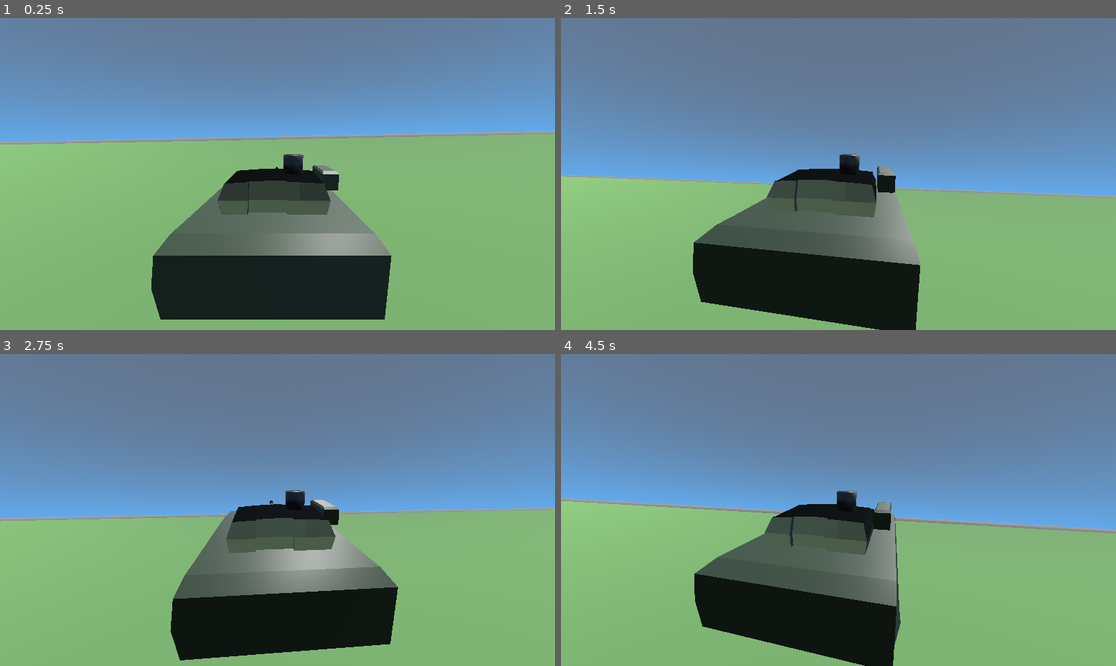
Above: before the commit, frames 1-4 (two rows, left to right).
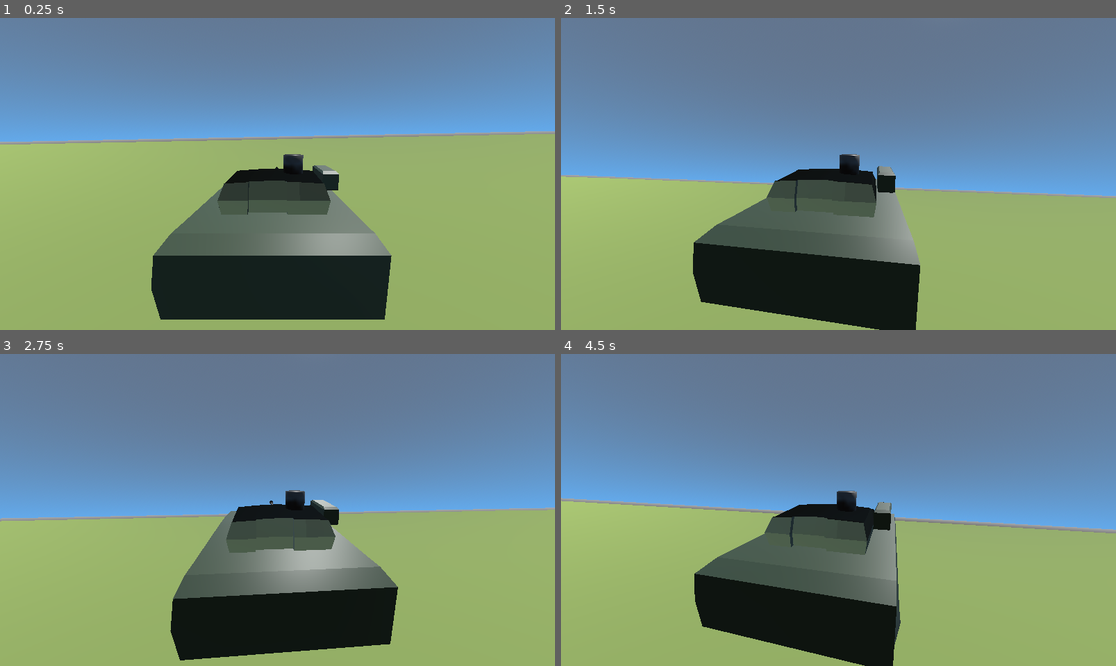
Above: after the commit, the same moments.

Repository: SzymonM06/TechQuest2026_ZSTStrzyzow
Game: Godot game, scene res://level.tscn
Same seed, same stepped clock (60 frames per second), same inputs: the game is played once before the commit and once after it.
Inputs (mouse positions are in pixels of both pictures, inside the frame that each line leads up to):
- Up to frame 1 (0.25 s): no input
- Up to frame 2 (1.5 s): tap Enter (ui_accept) at 0.5, 0.77 s; move the mouse to (866, 174) at 0.52 s; hold W (forward) from 0.53 s (still down); move the mouse to (810, 174) at 1.27 s
- Up to frame 3 (2.75 s): keep holding W (forward); tap Enter (ui_accept) at 1.52 s; move the mouse to (288, 503) at 2.02 s
- Up to frame 4 (4.5 s): keep holding W (forward); move the mouse to (832, 516) at 2.77 s; tap Enter (ui_accept) at 3.02, 3.5, 3.77, 4.25 s; move the mouse to (877, 513) at 3.52 s; move the mouse to (794, 506) at 4.27 s

The runs differ from the first frame. In frame 1, 0.7% of the frame differs, in the area x 0-16%, y 40-58%; in frame 2, 1.8%, in the area x 0-25%, y 50-74%; in frame 3, less than 0.1%; in frame 4, 1.6%.
Error in both runs: Invalid assignment of property or key 'friction_slip' with value of type 'float' on a base object of type 'VehicleWheel3D'. (res://player.gd:16)

Commit message:
Mountain

Diff:
--- a/level.tscn
+++ b/level.tscn
@@ -7,6 +7,7 @@
 [ext_resource type="PackedScene" uid="uid://cb50jw01vo3w" path="res://assets/christmas_tree.glb" id="4_n6hdu"]
 [ext_resource type="PackedScene" uid="uid://d35ahncylxcf4" path="res://assets/two_tree.glb" id="5_km5ld"]
 [ext_resource type="PackedScene" uid="uid://brgk82ntjfnpt" path="res://assets/small_tree.glb" id="7_i2t4f"]
+[ext_resource type="PackedScene" uid="uid://bspvd7nph08lg" path="res://assets/mountain.glb" id="8_km5ld"]
 
 [sub_resource type="ProceduralSkyMaterial" id="ProceduralSkyMaterial_8cye3"]
 sky_horizon_color = Color(0.3882353, 0.6627451, 0.91764706, 1)
@@ -20,7 +21,7 @@
 ambient_light_color = Color(0.28214076, 0.5424279, 0.92932516, 1)
 
 [sub_resource type="StandardMaterial3D" id="StandardMaterial3D_f2txt"]
-albedo_color = Color(0.5018574, 0.709876, 0.41663358, 1)
+albedo_color = Color(0.5989445, 0.68997216, 0.36344913, 1)
 
 [sub_resource type="BoxMesh" id="BoxMesh_vonw3"]
 material = SubResource("StandardMaterial3D_f2txt")
@@ -210,3 +211,6 @@
 
 [node name="small_tree11" parent="." unique_id=526425429 instance=ExtResource("7_i2t4f")]
 transform = Transform3D(1, 0, 0, 0, 1, 0, 0, 0, 1, -28.443947, -0.17359889, -114.752846)
+
+[node name="mountain" parent="." unique_id=1231496093 instance=ExtResource("8_km5ld")]
+transform = Transform3D(-0.004921204, -0.016300652, 0.999855, -8.022949e-05, 0.99986714, 0.016300455, -0.99998784, 0, -0.0049218577, 31.870794, -0.2884159, -205.74748)
Binary file added: assets/mountain.glb
Not shown, added: assets/mountain.glb.import
Binary file added: assets/mountain_Groundcover_BarkChips.jpg
Not shown, added: assets/mountain_Groundcover_BarkChips.jpg.import
Binary file added: assets/mountain_Groundcover_Sand_Raked.jpg
Not shown, added: assets/mountain_Groundcover_Sand_Raked.jpg.import
Binary file added: assets/mountain_Vegetation_Grass1.jpg
Not shown, added: assets/mountain_Vegetation_Grass1.jpg.import
